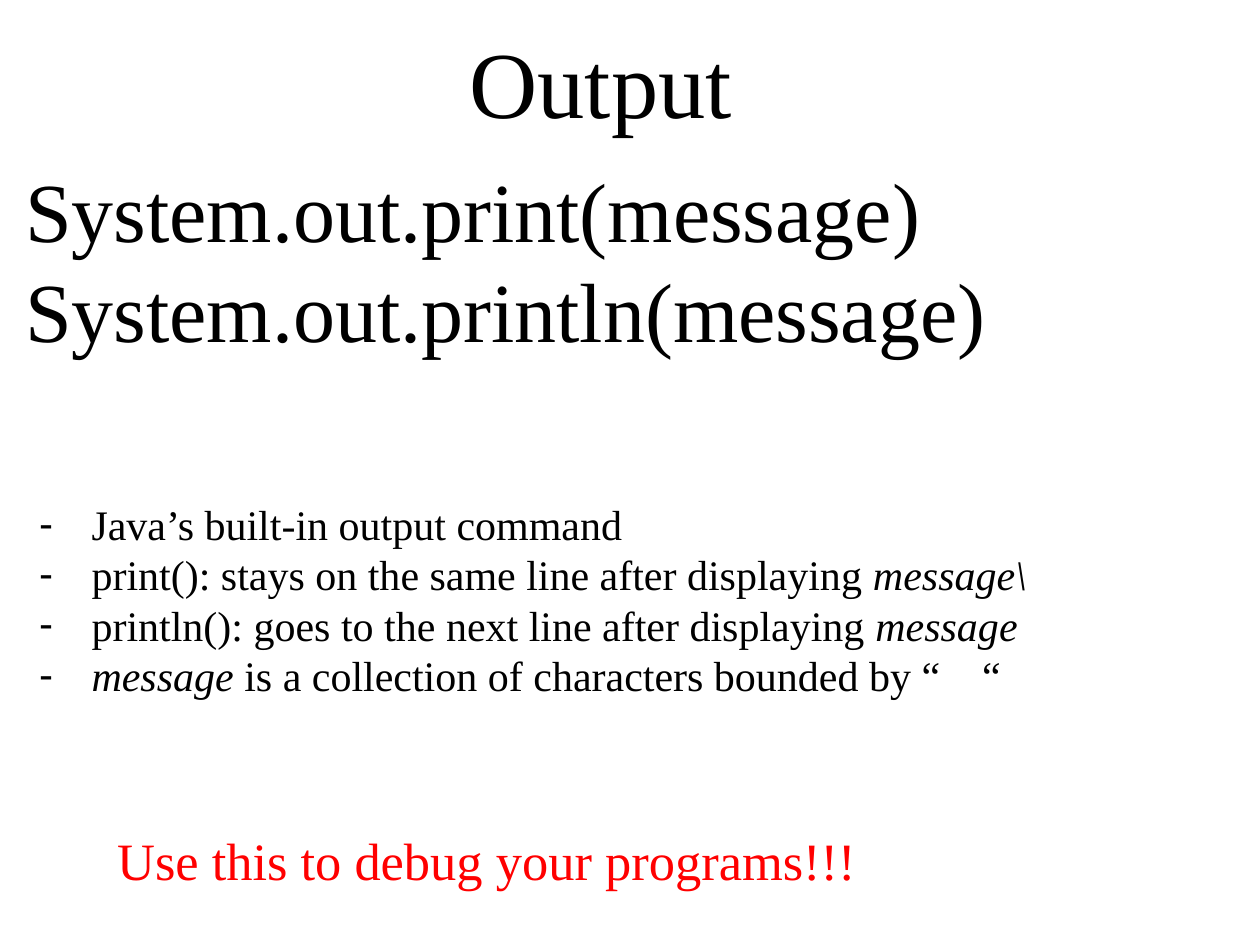
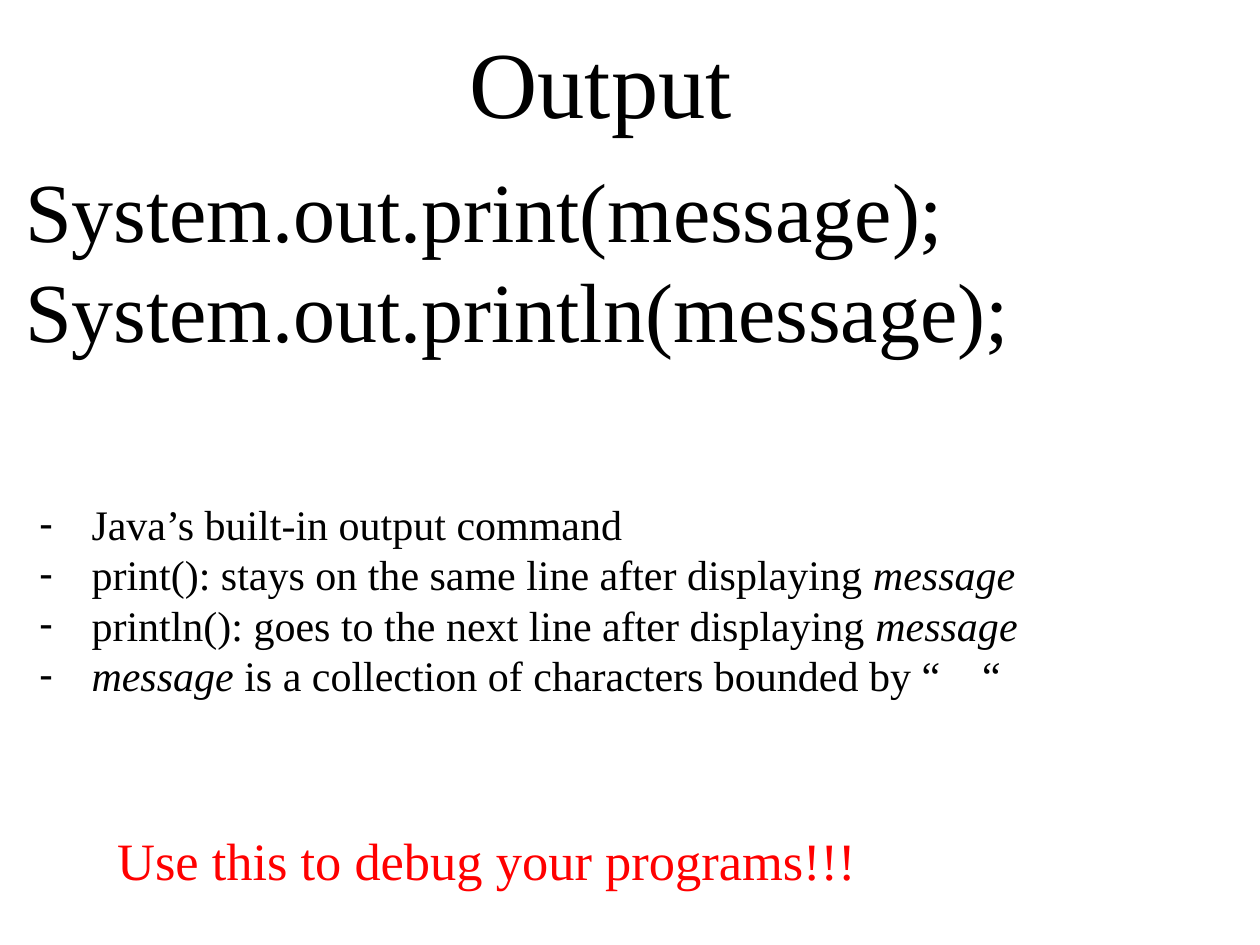
Before and after one commit to gregneat/T21, a slide deck: slide 4 of 002 output/notes/java_output.pptx. Drawn at 1260x945 pixels with LibreOffice and Linux fonts; fonts in the diff are those of the drawing. Boxes give left, top, right and bottom in pixels: in the first picture for what was removed or moved away, otherwise in the second. Text is boxed around its words. In the diff, an @@ line names an element or a change of style, - is before the commit and + after.

```diff
--- a/002 output/notes/java_output.pptx
+++ b/002 output/notes/java_output.pptx
@@ text at (x1=25, y1=184, x2=1008, y2=358): text changed @@
-System.out.print(message)
-System.out.println(message)
+System.out.print(message);
+System.out.println(message);
@@ text at (x1=92, y1=560, x2=1015, y2=599): text changed @@
-– print(): stays on the same line after displaying message\
+– print(): stays on the same line after displaying message
```
Also in this commit, not shown: 9 other files.
